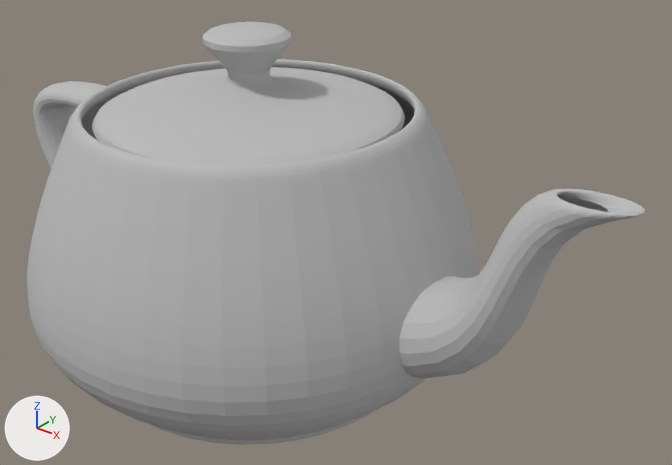
The OBJ model CubeEngineDev/CubeEngineDev/Models/teapot.obj, before and after one commit.
Camera for both pictures: a 50 mm lens placed at (14.03, -14.45, 13.15), pointed at (1.87, 0.75, 3.73). Every picture has the same lights, and +X, +Y and +Z are marked at lower left. Where no turn or scale is listed for an object, it has been applied to the vertices. Vertices at the same position are counted once.

Names of what the first picture shows: 'teapot'.
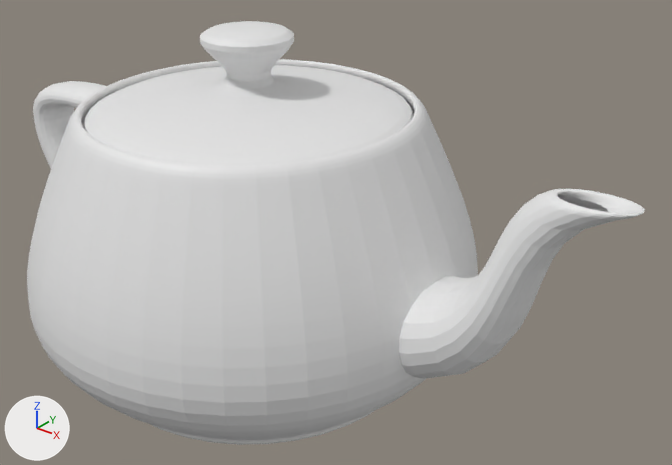
The newer file is also turned or shifted as a whole; pictures and numbers use the older file's frame.

Boxes (x1, y1, x2, y2) around the edits, measured in the pictures (672 x 465 px; the box of a moved part takes in the faces that stretch with it):
'teapot', reshaped: before (27, 22, 645, 445); after (27, 21, 645, 445)
part 1 of me_teapot, moved or reshaped: before (92, 22, 405, 166); after (82, 21, 414, 166)
part 2 of me_teapot, recoloured: (27, 22, 645, 445) in both

Diff of the bpy script that builds the scene:
```diff
--- a/CubeEngineDev/CubeEngineDev/Models/teapot.obj.py
+++ b/CubeEngineDev/CubeEngineDev/Models/teapot.obj.py
@@ me_teapot @@
 me_teapot.from_pydata(...)  # 3241 vertices, 6320 faces; spans x -8.0..9.1, y -5.3..5.3, z 0.0..8.4
 # used by ob_teapot; location = (0.0, 0.0, 0.0)
+# me_teapot part 1: 376 vertices moved from x -3.5..3.5, y -3.5..3.5, z 6.4..8.4 to x -3.7..3.7, y -3.7..3.7, z 6.4..8.4; 61 vertices removed from x -0.5..1.0, y -0.8..1.0, z 7.0..8.4; 61 vertices added at x -0.6..1.1, y -0.9..1.1, z 7.0..8.4
+# me_teapot part 2: 6016 faces spanning x -8.0..9.1, y -5.3..5.3, z 0.0..8.4 switch from mat_initialshadinggroup (grey #bcbcbc) to no material
```
